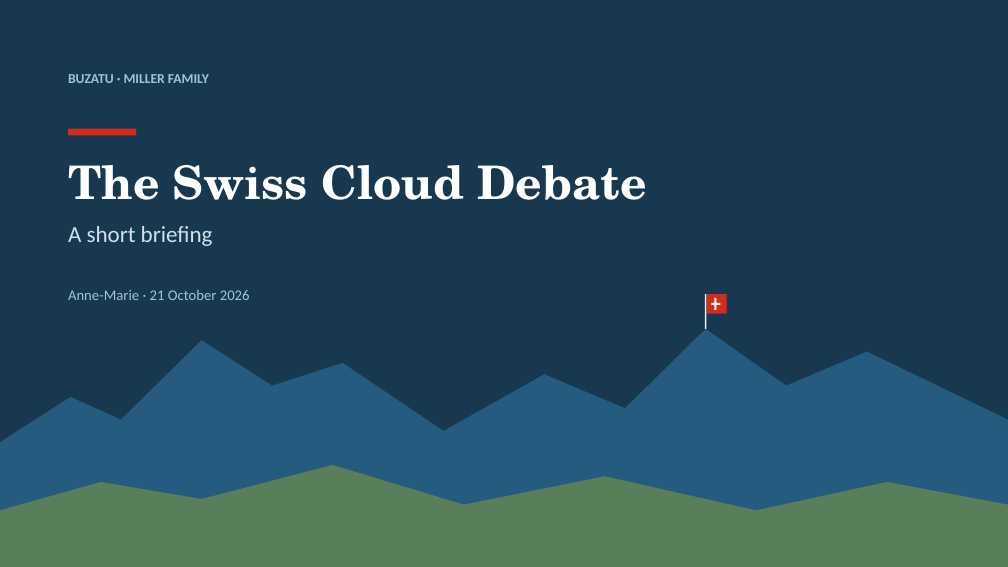
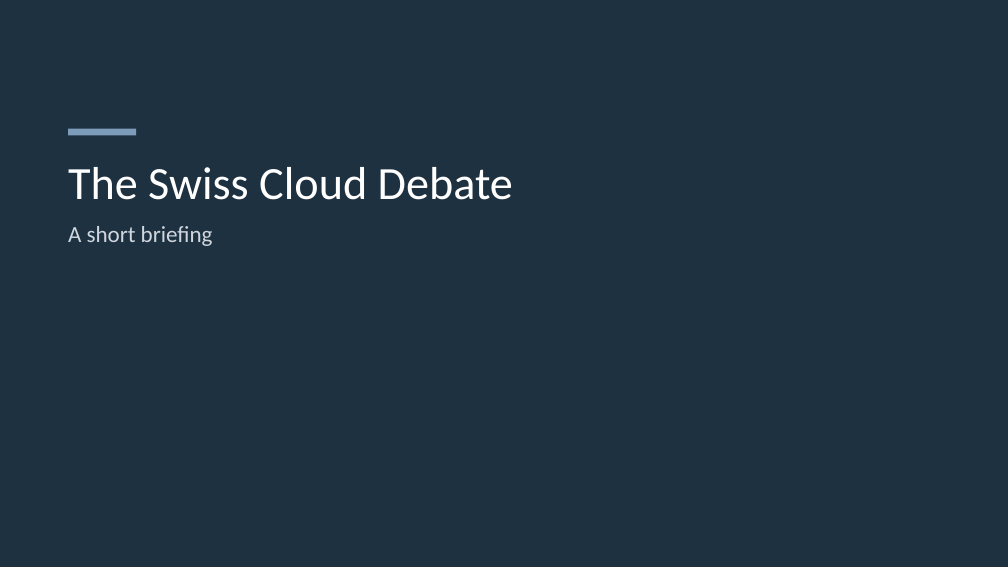
Before and after one commit to am-buzz/family-ai-hub, a slide deck: slide 1 of tools/samples/Sample-Deck.pptx. Drawn at 1008x567 pixels with LibreOffice and Linux fonts; fonts in the diff are those of the drawing. Boxes give left, top, right and bottom in pixels: in the first picture for what was removed or moved away, otherwise in the second. Text is boxed around its words. In the diff, an @@ line names an element or a change of style, - is before the commit and + after.

```diff
--- a/tools/samples/Sample-Deck.pptx
+++ b/tools/samples/Sample-Deck.pptx
@@ background #17384F to #1E3141 @@
@@ text removed at (68,74,209,83) @@
-BUZATU · MILLER FAMILY
@@ rectangle at (68,129,136,135): fill #D52B1E to #7C9CBA @@
@@ text "The Swiss Cloud Debate" at (68,167,513,246): font TeX Gyre Schola to Calibri, bold off in "The Swiss Cloud Debate"; text colour #CFE0EC to #CFD6DD in "A short briefing" @@
@@ text removed at (68,290,250,300) @@
-Anne-Marie · 21 October 2026
@@ rectangle removed at (705,294,706,329) @@
@@ rectangle removed at (707,294,727,314) @@
@@ rectangle removed at (715,298,717,310) @@
@@ freeform shape removed at (0,329,1008,567) @@
@@ rectangle removed at (712,302,721,305) @@
@@ freeform shape removed at (0,465,1008,567) @@
```
Also in this commit, not shown: 8 other slides changed, 5 other files.
